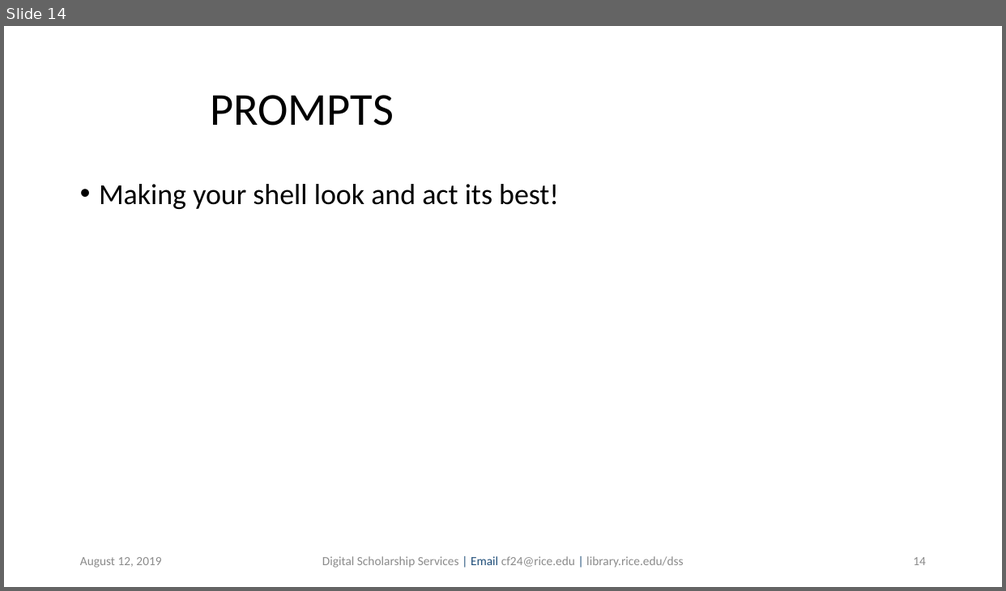
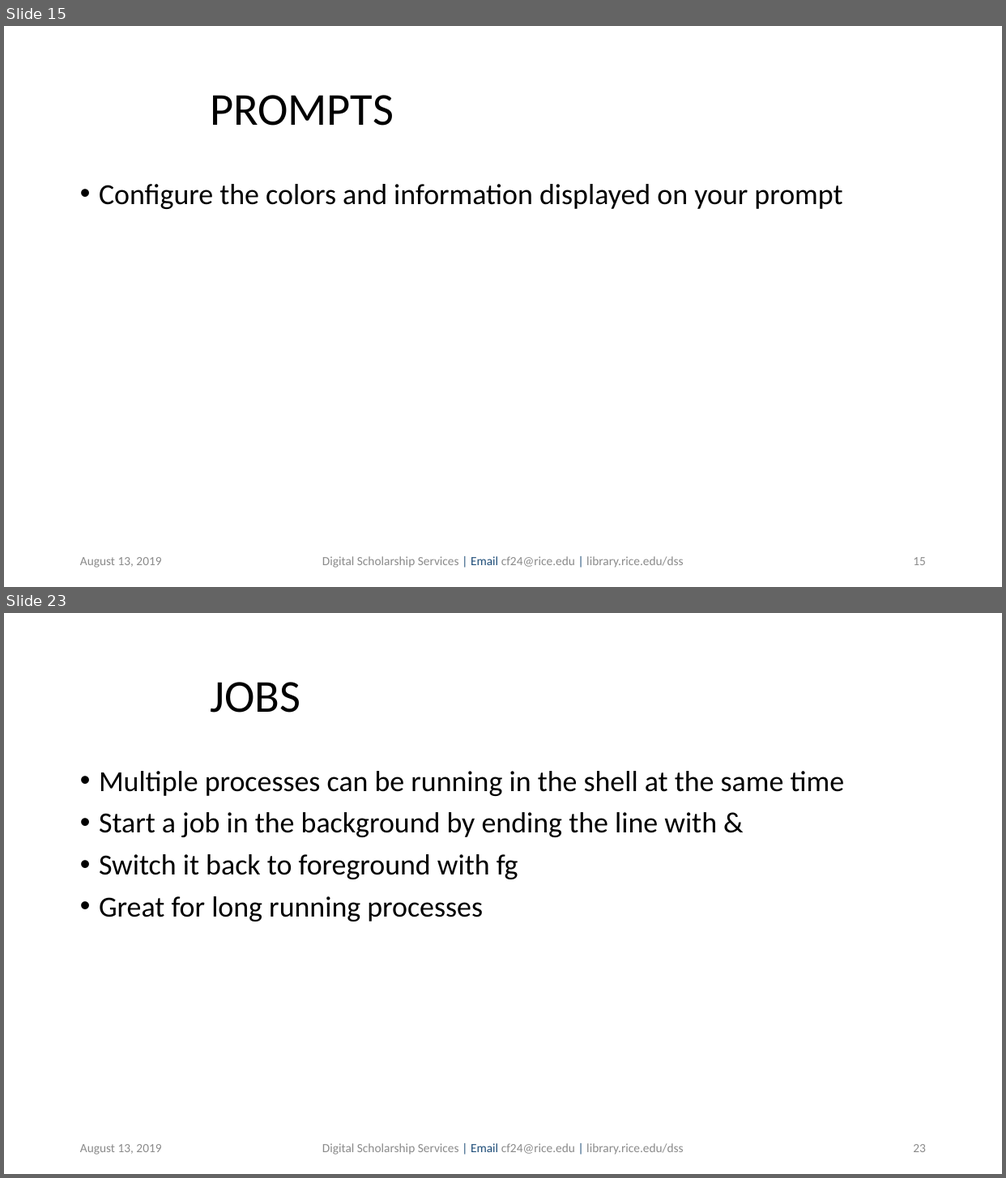
Before and after one commit to bakitybacon/rice-data-and-donuts, a slide deck: bash/Introduction to Bash.pptx. Shown one above the other, each under a label of ours: slide 14 before the commit, slides 15 and 23 after it; the slides between them are not shown. The pictures are 1006x591 and 1006x1178 pixels, drawn with LibreOffice and Linux fonts; fonts in the diff are those of the drawing; background and template pictures are left out. Boxes give left, top, right and bottom in pixels: in the first picture for what was removed or moved away, otherwise in the second. Text is boxed around its words. In the diff, an @@ line names an element or a change of style, - is before the commit and + after.

```diff
--- a/bash/Introduction to Bash.pptx
+++ b/bash/Introduction to Bash.pptx
@@ slide 23 added at (4, 613, 1002, 1174), background #FFFFFF @@
@@ title added at (210, 682, 300, 713), 44 pt, text #000000 @@
+JOBS
@@ text added at (99, 771, 845, 922), 28 pt, text #000000 @@
+• Multiple processes can be running in the shell at the same time
+• Start a job in the background by ending the line with &
+• Switch it back to foreground with fg
+• Great for long running processes
@@ text added at (80, 1144, 161, 1155), 12 pt, text #8C8C8C @@
+August 13, 2019
@@ text added at (322, 1144, 683, 1155), 12 pt, text #8C8C8C @@
+Digital Scholarship Services | Email cf24@rice.edu | library.rice.edu/dss
@@ page number added at (913, 1144, 926, 1152), 12 pt, text #8C8C8C @@
+23
@@ what was slide 14 is now slide 15 @@
@@ slide 15 changed as well @@
@@ text at (99, 184, 842, 209): text changed @@
-• Making your shell look and act its best!
+• Configure the colors and information displayed on your prompt
@@ text at (80, 557, 161, 568): text changed @@
-August 12, 2019
+August 13, 2019
@@ page number at (913, 557, 926, 565): text changed @@
-14
+15
```
Also in this commit, not shown: 13 other slides changed, 14 other slides added.
